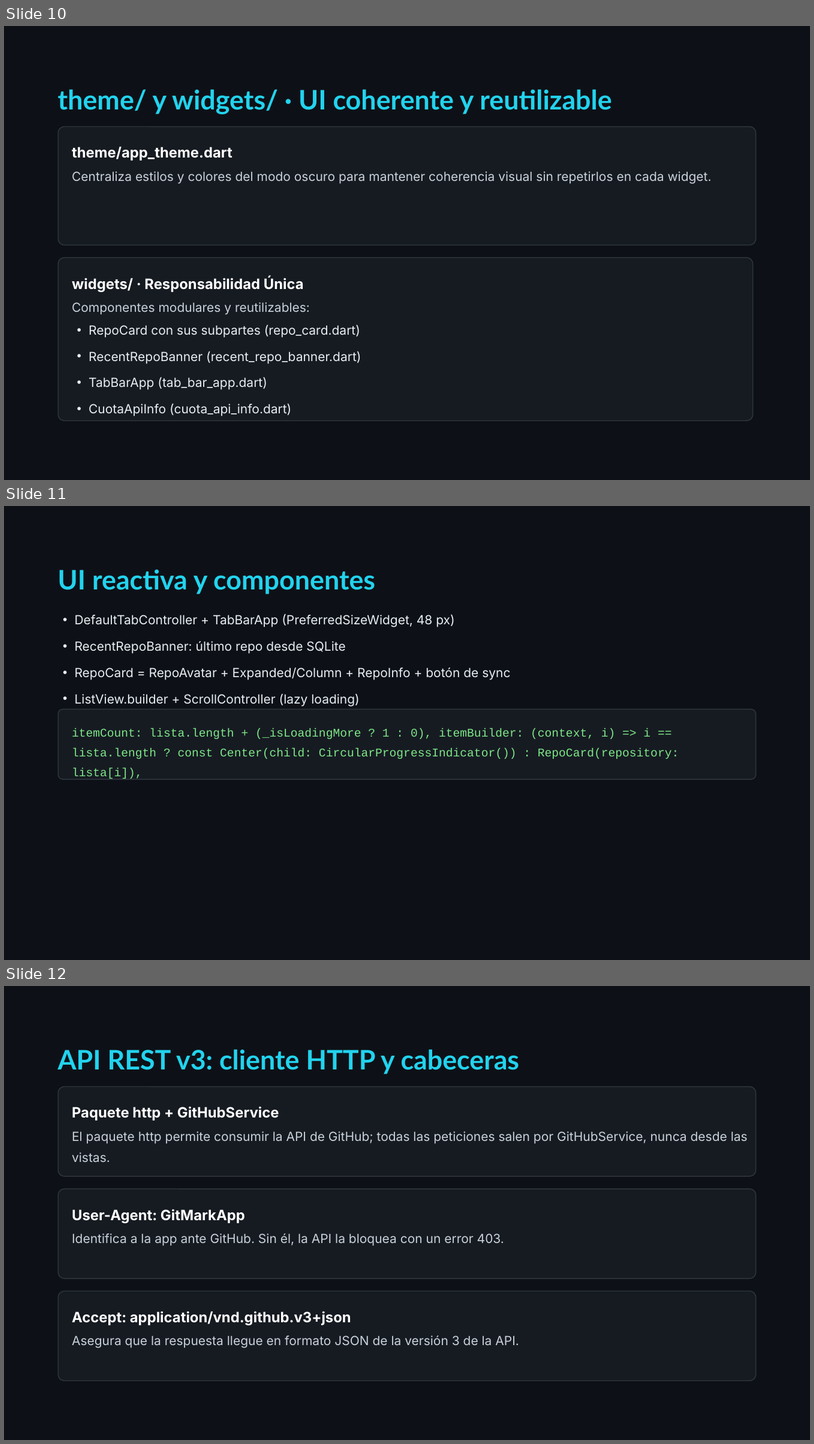
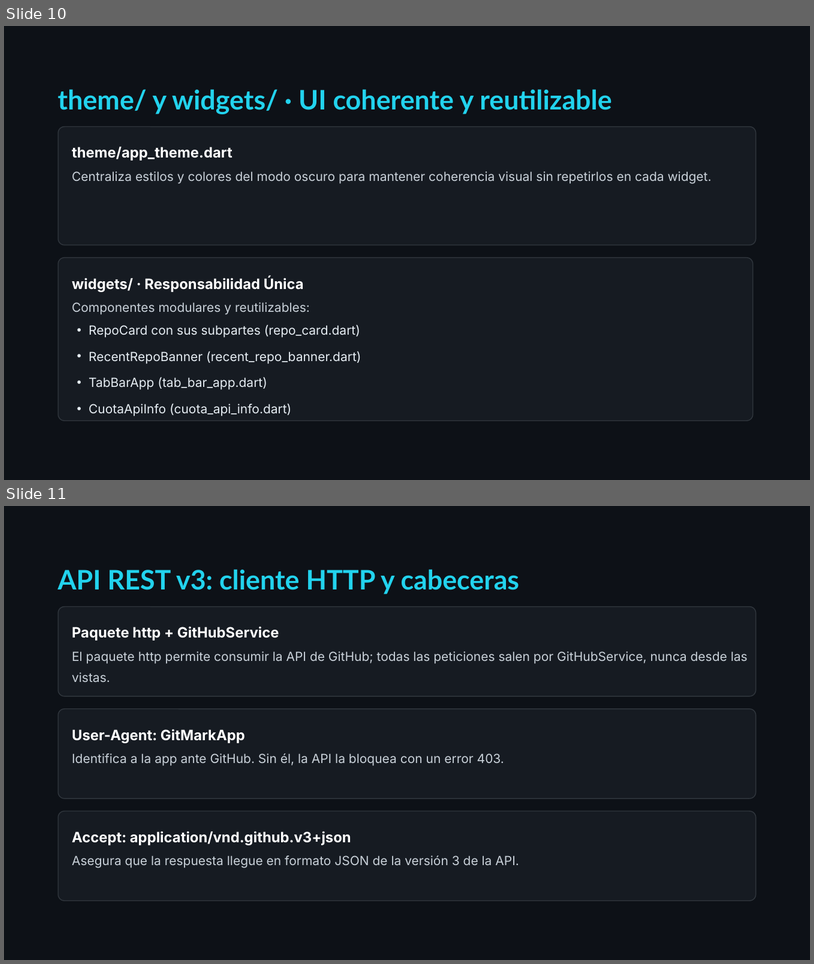
Before and after one commit to martinvarela206/GitMark, a slide deck: Docs/Práctico 3 - Presentación.pptx. Shown one above the other, each under a label of ours: slides 10, 11 and 12 before the commit, slides 10 and 11 after it. The pictures are 814x1444 and 814x964 pixels, drawn with LibreOffice and Linux fonts; fonts in the diff are those of the drawing. Boxes give left, top, right and bottom in pixels: in the first picture for what was removed or moved away, otherwise in the second. Text is boxed around its words. In the diff, an @@ line names an element or a change of style, - is before the commit and + after.

```diff
--- a/Docs/Práctico 3 - Presentación.pptx
+++ b/Docs/Práctico 3 - Presentación.pptx
@@ slide 11 removed at (4, 506, 810, 960), background #0D1117 @@
@@ title removed at (58, 569, 375, 594) @@
-UI reactiva y componentes
@@ text removed at (75, 614, 510, 706) @@
-• DefaultTabController + TabBarApp (PreferredSizeWidget, 48 px)
-• RecentRepoBanner: último repo desde SQLite
-• RepoCard = RepoAvatar + Expanded/Column + RepoInfo + botón de sync
-• ListView.builder + ScrollController (lazy loading)
@@ rounded rectangle removed at (59, 709, 756, 780) @@
-itemCount: lista.length + (_isLoadingMore ? 1 : 0), itemBuilder: (context, i) => i == lista.length ? const Center(child: CircularProgressIndicator()) : RepoCard(repository: lista[i]),
@@ what was slide 12 is now slide 11 @@
```
Also in this commit, not shown: 1 slide changed, 1 other file.
